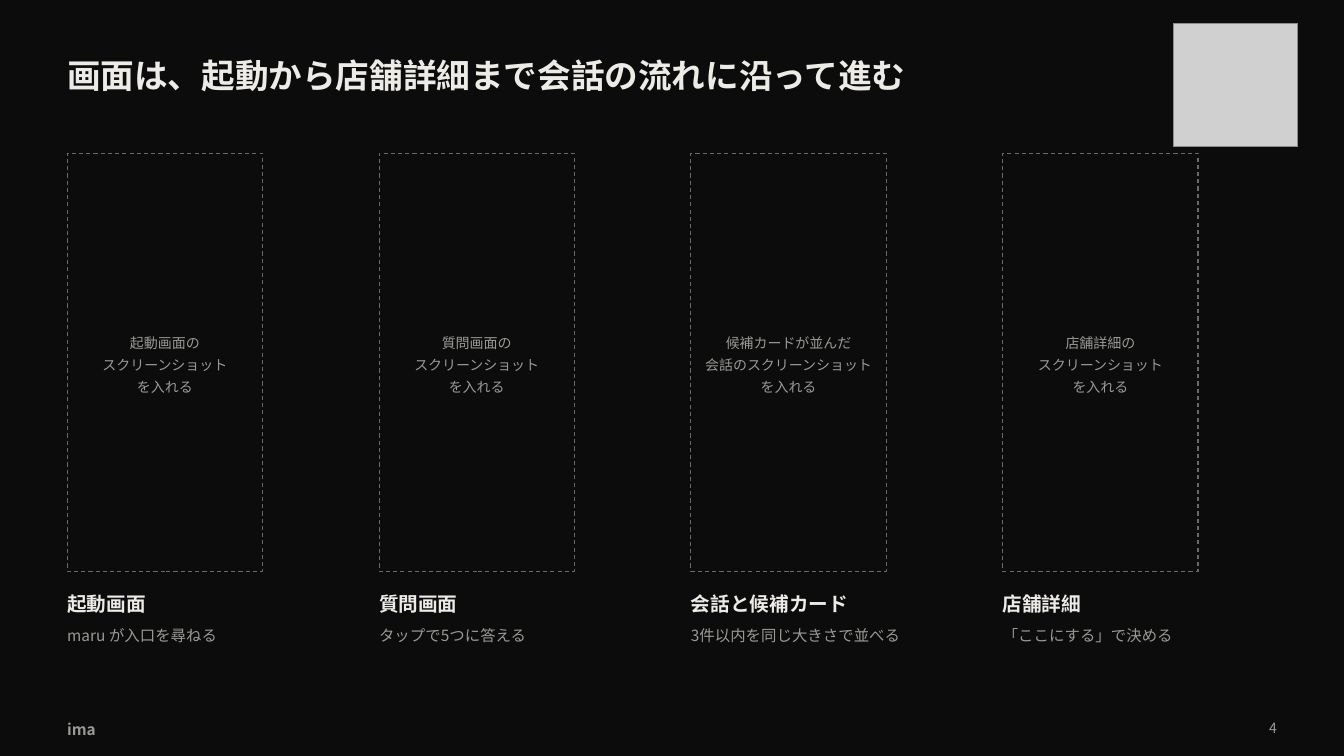
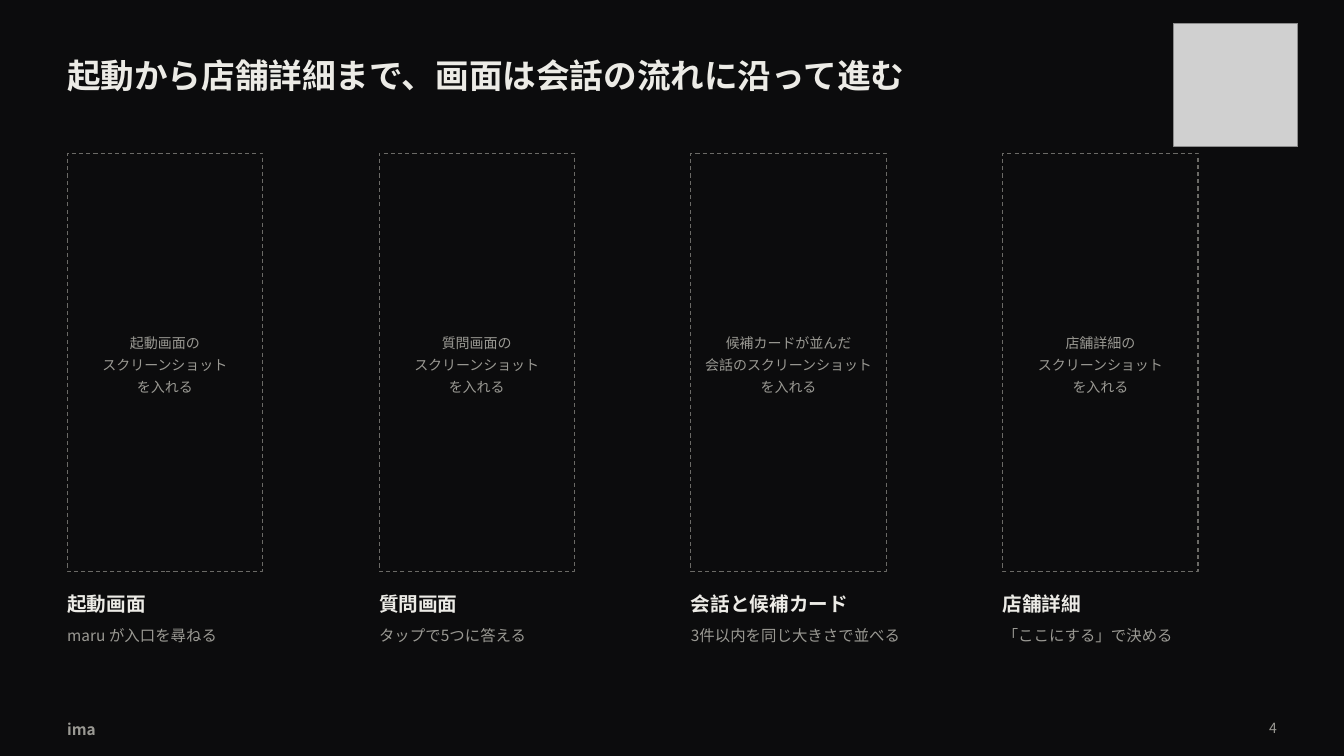
Before and after one commit to takapom/ima-app, a slide deck: slide 5 of docs/pitch/ima-pitch.pptx. Drawn at 1344x756 pixels with LibreOffice and Linux fonts; fonts in the diff are those of the drawing; grey boxes stand for pictures. Boxes give left, top, right and bottom in pixels: in the first picture for what was removed or moved away, otherwise in the second. Text is boxed around its words. In the diff, an @@ line names an element or a change of style, - is before the commit and + after.

```diff
--- a/docs/pitch/ima-pitch.pptx
+++ b/docs/pitch/ima-pitch.pptx
@@ text at box(67, 59, 904, 92): text changed @@
-画面は、起動から店舗詳細まで会話の流れに沿って進む
+起動から店舗詳細まで、画面は会話の流れに沿って進む
```
Also in this commit, not shown: 1 other slide changed, 1 slide added, 1 slide removed, 1 other file.
